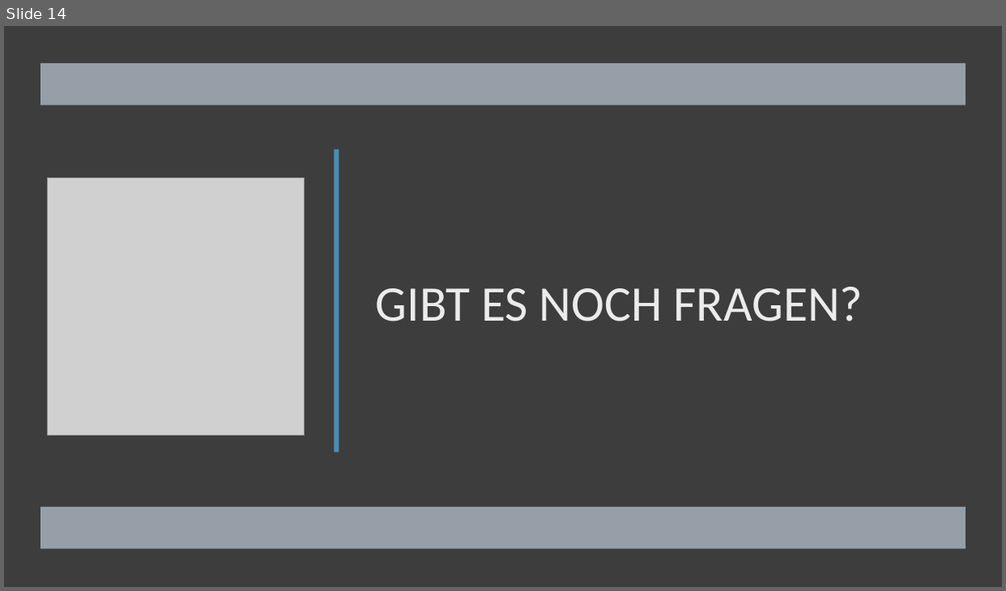
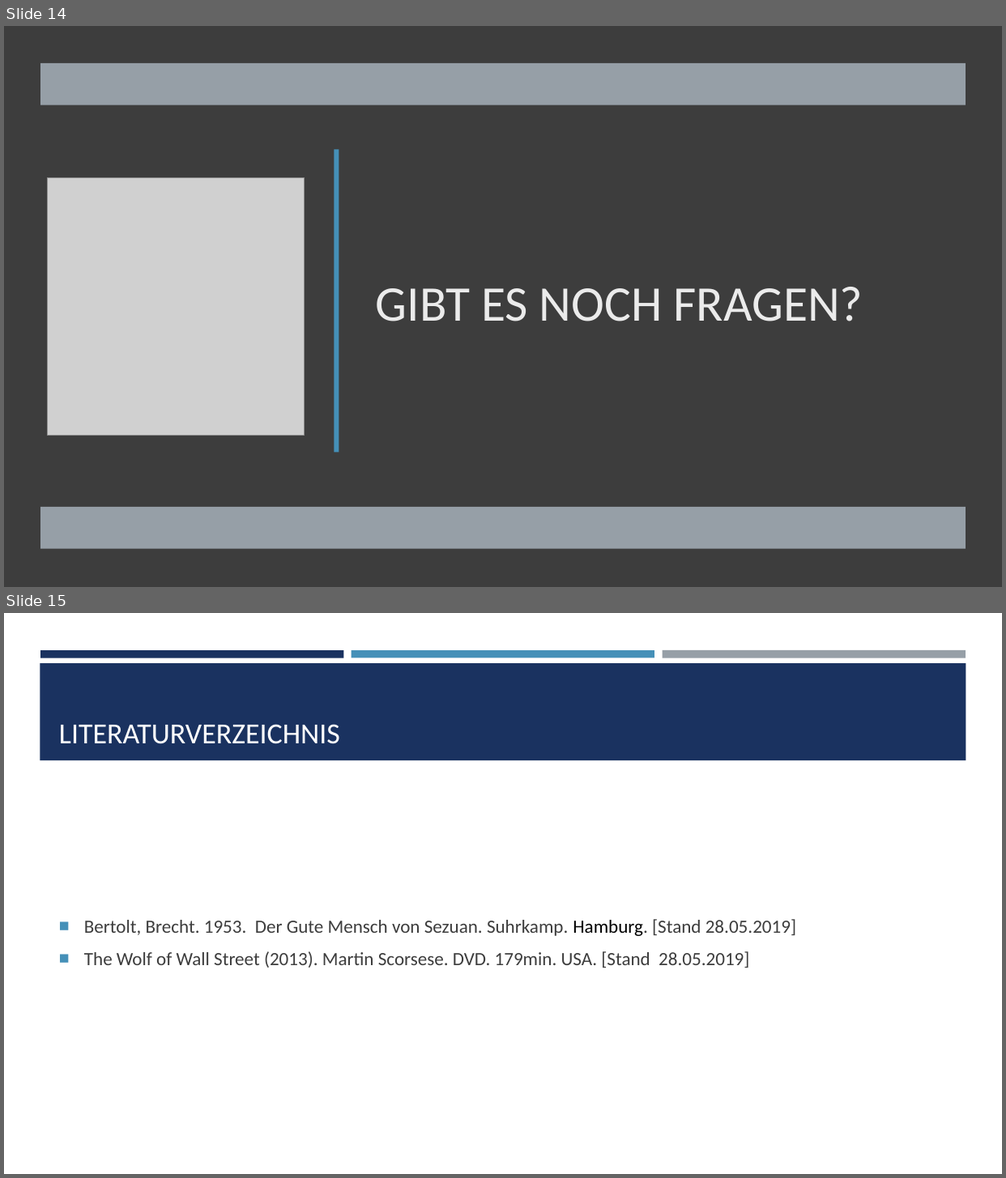
Before and after one commit to AkazeX/Schule, a slide deck: BM/Deutsch/AP/Vortrag/Deutsch AP Vortrag.pptx. Shown one above the other, each under a label of ours: slide 14 before the commit, slides 14 and 15 after it. The pictures are 1006x591 and 1006x1178 pixels, drawn with LibreOffice and Linux fonts; fonts in the diff are those of the drawing; grey boxes stand for pictures. Boxes give left, top, right and bottom in pixels: in the first picture for what was removed or moved away, otherwise in the second. Text is boxed around its words. In the diff, an @@ line names an element or a change of style, - is before the commit and + after.

```diff
--- a/BM/Deutsch/AP/Vortrag/Deutsch AP Vortrag.pptx
+++ b/BM/Deutsch/AP/Vortrag/Deutsch AP Vortrag.pptx
@@ slide 15 added at box(4, 613, 1002, 1174), background #FFFFFF @@
@@ rectangle added at box(40, 650, 344, 658), fill #1A3260 @@
@@ rectangle added at box(351, 650, 654, 658), fill #4590B8 @@
@@ rectangle added at box(662, 650, 965, 658), fill #969FA7 @@
@@ rectangle added at box(40, 663, 966, 760), fill #1A3260 @@
@@ title added at box(59, 724, 340, 744), 28 pt, text #FFFFFF @@
+LITERATURVERZEICHNIS
@@ text added at box(84, 919, 796, 968), 18 pt, text #3D3D3D @@
+■ Bertolt, Brecht. 1953. Der Gute Mensch von Sezuan. Suhrkamp. Hamburg. [Stand 28.05.2019]
+■ The Wolf of Wall Street (2013). Martin Scorsese. DVD. 179min. USA. [Stand 28.05.2019]
```
Also in this commit, not shown: 2 slides changed.
